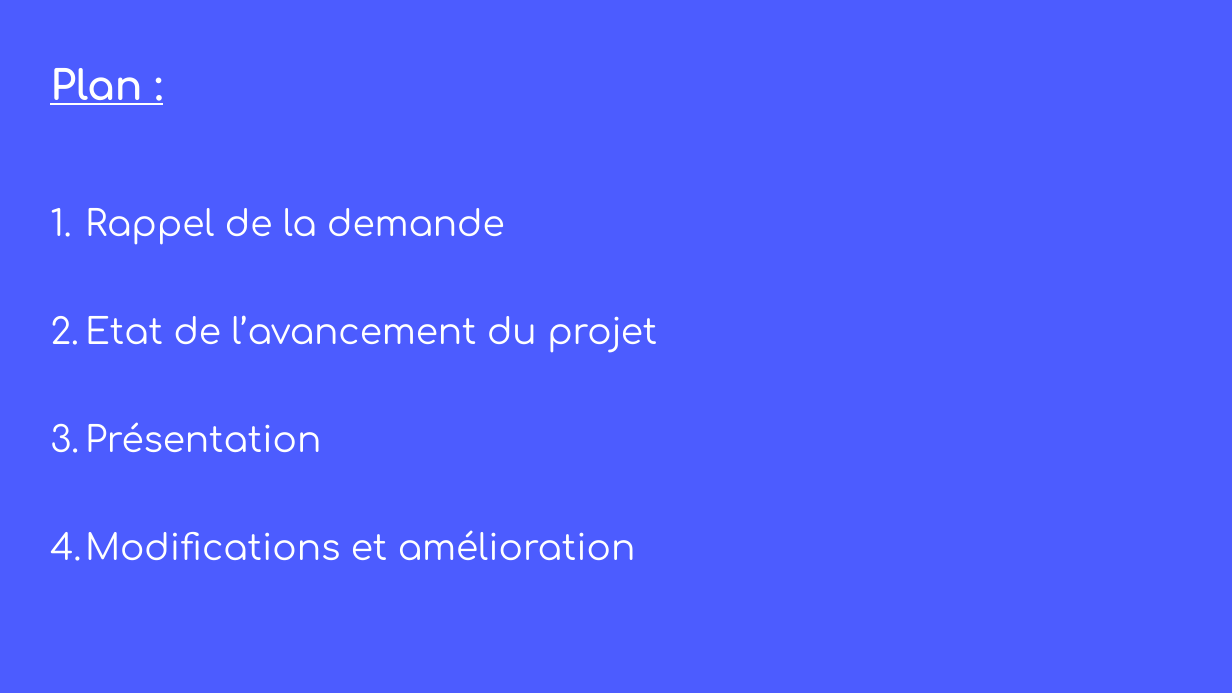
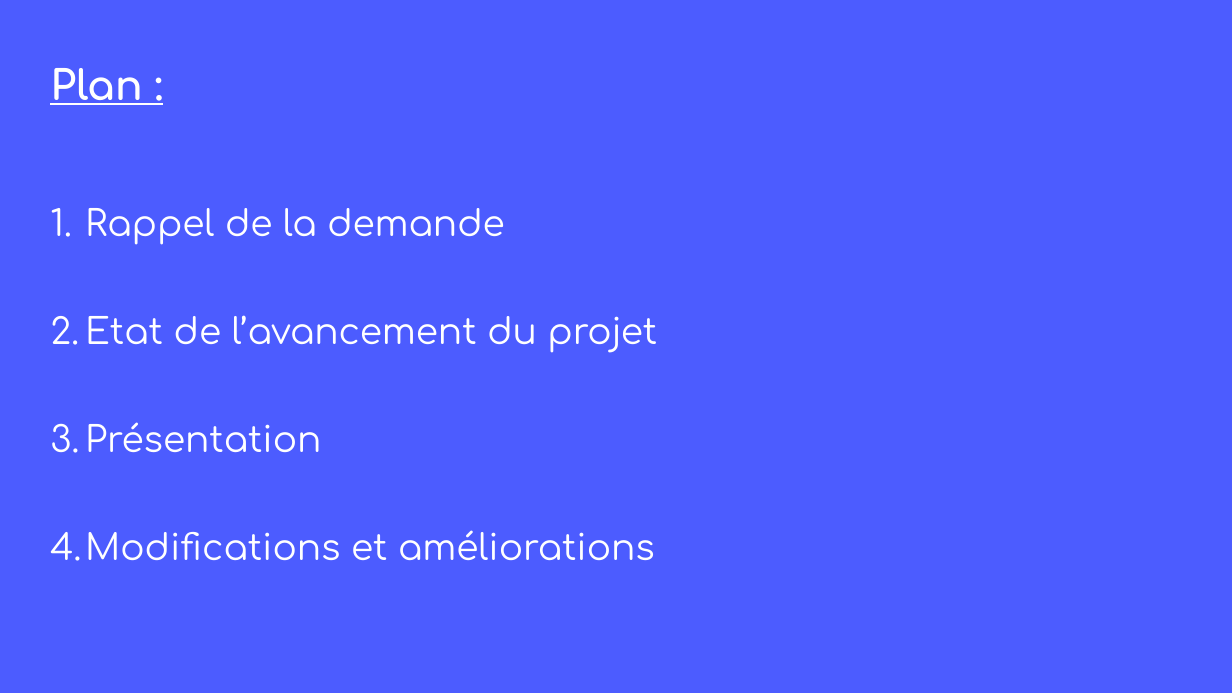
Before and after one commit to rharkor/second-tour, a slide deck: slide 2 of rendu/Réunion2/compte_rendu_presentation.pptx. Drawn at 1232x693 pixels with LibreOffice and Linux fonts; fonts in the diff are those of the drawing. Boxes give left, top, right and bottom in pixels: in the first picture for what was removed or moved away, otherwise in the second. Text is boxed around its words. In the diff, an @@ line names an element or a change of style, - is before the commit and + after.

```diff
--- a/rendu/Réunion2/compte_rendu_presentation.pptx
+++ b/rendu/Réunion2/compte_rendu_presentation.pptx
@@ text at <box>85,530,655,560</box>: text changed @@
-4. Modifications et amélioration
+4. Modifications et améliorations
```
Also in this commit, not shown: 3 other slides changed, 13 other files.
